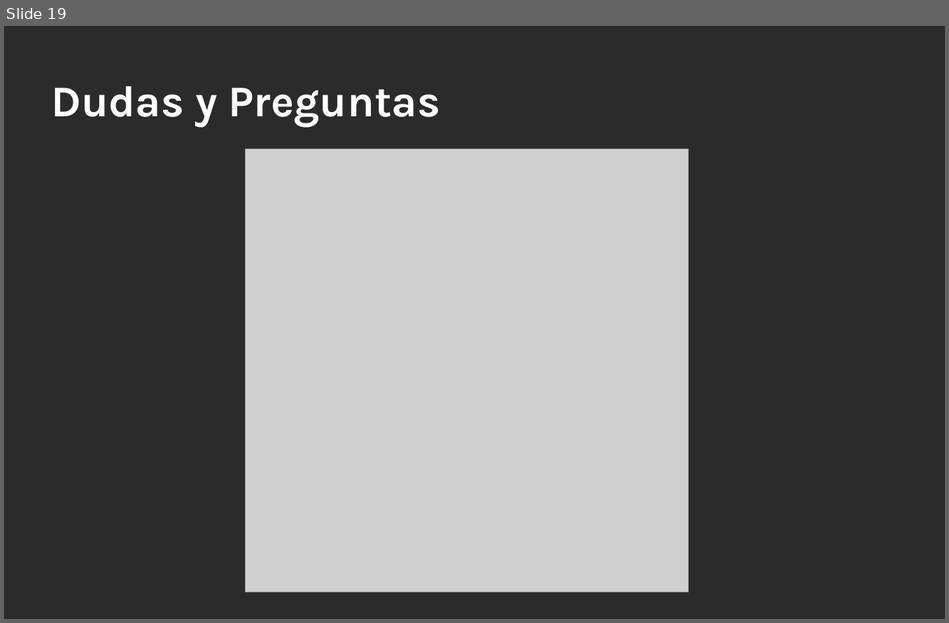
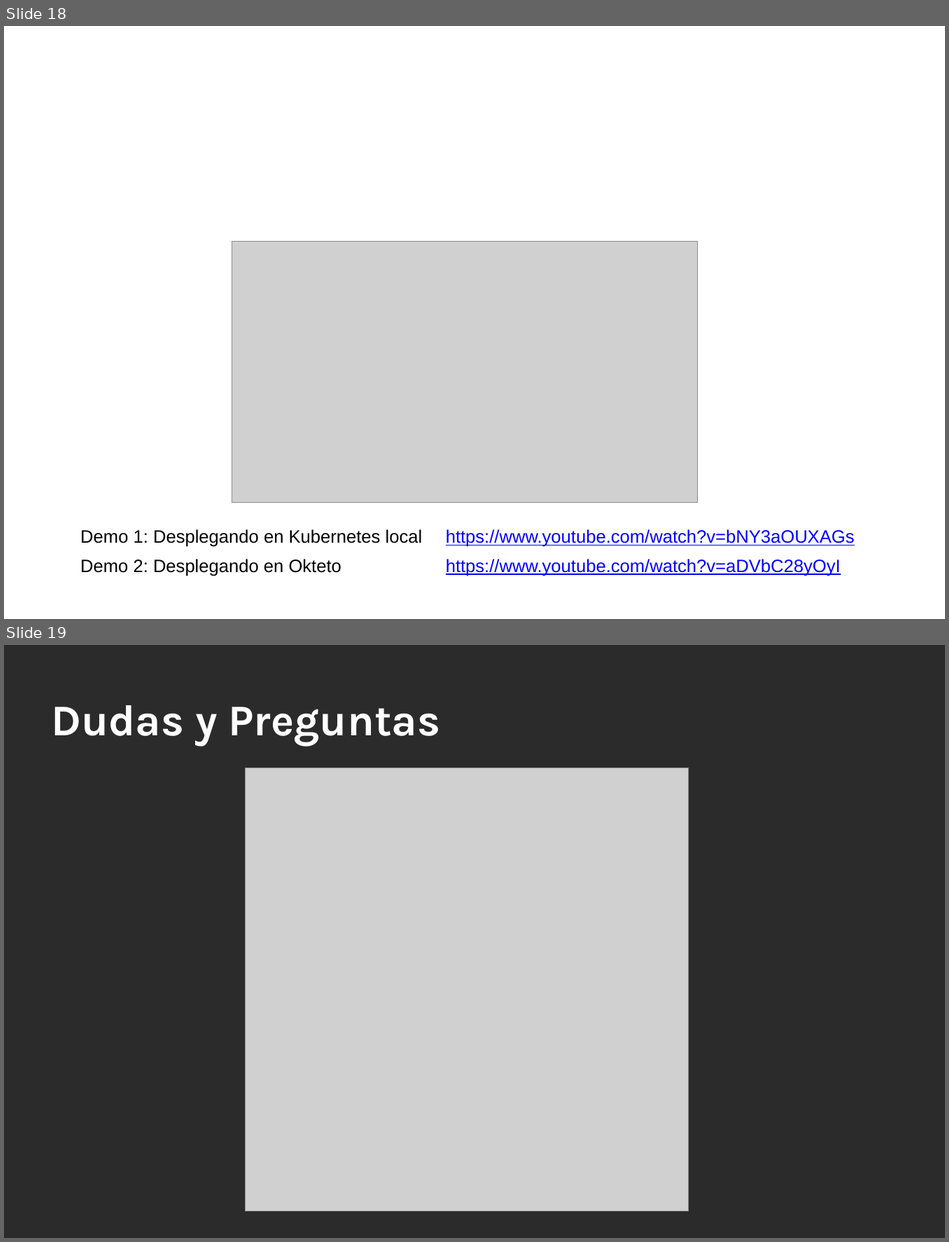
Before and after one commit to MasterCloudApps-Projects/ElasticFaultTolerant-GroupChat, a slide deck: Documents/finalreport/DefensaTFM.pptx. Shown one above the other, each under a label of ours: slide 19 before the commit, slides 18 and 19 after it. The pictures are 949x623 and 949x1242 pixels, drawn with LibreOffice and Linux fonts; fonts in the diff are those of the drawing; grey boxes stand for pictures; background and template pictures are left out; a plain dark background stands for a picture behind light text. Boxes give left, top, right and bottom in pixels: in the first picture for what was removed or moved away, otherwise in the second. Text is boxed around its words. In the diff, an @@ line names an element or a change of style, - is before the commit and + after.

Commit message:
Demo video info added

```diff
--- a/Documents/finalreport/DefensaTFM.pptx
+++ b/Documents/finalreport/DefensaTFM.pptx
@@ slide 18 added at [4, 26, 945, 619], background picture (left out) @@
@@ title added at [52, 50, 898, 148], 44 pt, text #FFFFFF, bold @@
+Demo
@@ picture added at [232, 241, 698, 503] @@
@@ text added at [80, 529, 423, 547], 18 pt, text #000000 @@
+Demo 1: Desplegando en Kubernetes local
@@ text added at [446, 529, 854, 547], 18 pt, text #0000FF, underline @@
+https://www.youtube.com/watch?v=bNY3aOUXAGs
@@ text added at [80, 559, 341, 576], 18 pt, text #000000 @@
+Demo 2: Desplegando en Okteto
@@ text added at [446, 559, 840, 576], 18 pt, text #0000FF, underline @@
+https://www.youtube.com/watch?v=aDVbC28yOyI
```
Also in this commit, not shown: 1 slide removed, 1 other file.
